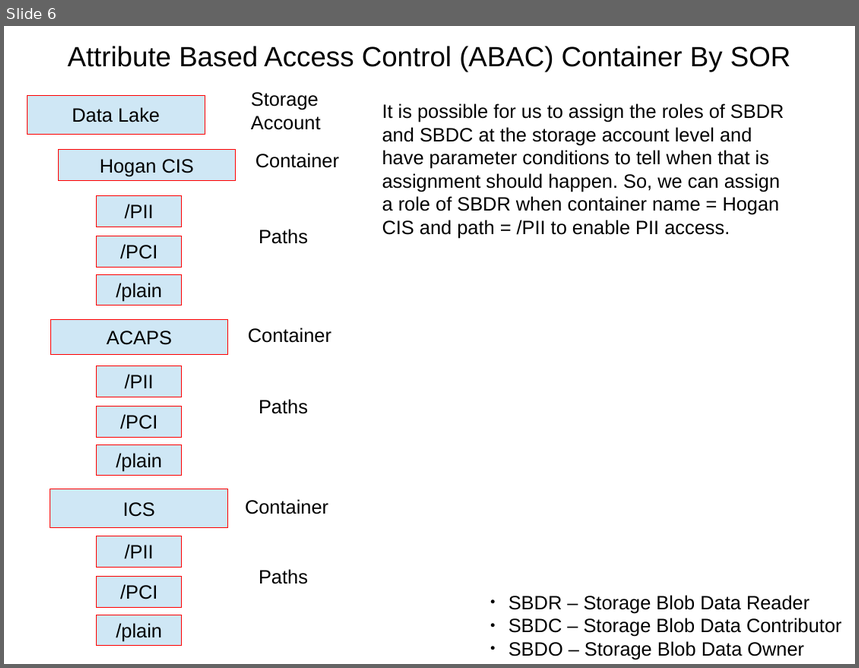
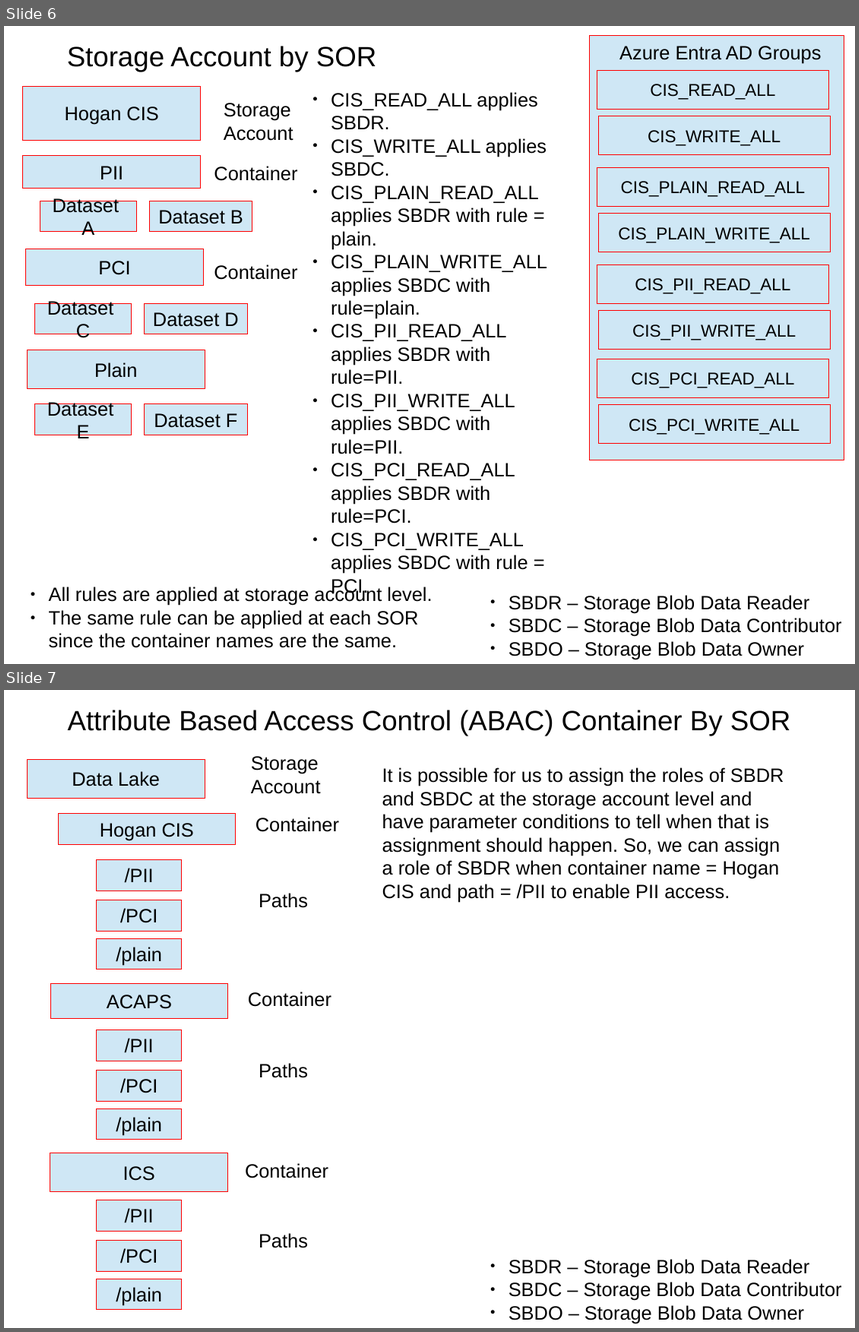
Before and after one commit to SowmyaVenky/AzureSynapseExperiments, a slide deck: ADLS_Security_Design_bak.odp. Shown one above the other, each under a label of ours: slide 6 before the commit, slides 6 and 7 after it. The pictures are 859x668 and 859x1332 pixels, drawn with LibreOffice and Linux fonts; fonts in the diff are those of the drawing. Boxes give left, top, right and bottom in pixels: in the first picture for what was removed or moved away, otherwise in the second. Text is boxed around its words. In the diff, an @@ line names an element or a change of style, - is before the commit and + after.

```diff
--- a/ADLS_Security_Design_bak.odp
+++ b/ADLS_Security_Design_bak.odp
@@ slide 6 added at (4, 26, 855, 664), background #FFFFFF @@
@@ title added at (67, 46, 377, 72), 26 pt, text #000000 @@
+Storage Account by SOR
@@ rectangle added at (589, 36, 845, 461), fill #CFE7F5, outline #FF0000 0 pt @@
@@ text added at (620, 46, 821, 63), 18 pt, text #000000 @@
+Azure Entra AD Groups
@@ rectangle added at (598, 70, 829, 109), fill #CFE7F5, outline #FF0000 0 pt, 16 pt, text #000000 @@
+CIS_READ_ALL
@@ rectangle added at (23, 86, 201, 140), fill #CFE7F5, outline #FF0000 0 pt, 18 pt, text #000000 @@
+Hogan CIS
@@ text added at (331, 92, 547, 574), 18 pt, text #000000 @@
+● CIS_READ_ALL applies SBDR.
+● CIS_WRITE_ALL applies SBDC.
+● CIS_PLAIN_READ_ALL applies SBDR with rule = plain.
+● CIS_PLAIN_WRITE_ALL applies SBDC with rule=plain.
+● CIS_PII_READ_ALL applies SBDR with rule=PII.
+● CIS_PII_WRITE_ALL applies SBDC with rule=PII.
+● CIS_PCI_READ_ALL applies SBDR with rule=PCI.
+● CIS_PCI_WRITE_ALL applies SBDC with rule = PCI.
@@ text added at (224, 103, 294, 141), 18 pt, text #000000 @@
+Storage
+Account
@@ rectangle added at (599, 116, 830, 155), fill #CFE7F5, outline #FF0000 0 pt, 16 pt, text #000000 @@
+CIS_WRITE_ALL
@@ rectangle added at (23, 156, 201, 188), fill #CFE7F5, outline #FF0000 0 pt, 18 pt, text #000000 @@
+PII
@@ text added at (214, 166, 297, 181), 18 pt, text #000000 @@
+Container
@@ rectangle added at (598, 167, 829, 206), fill #CFE7F5, outline #FF0000 0 pt, 16 pt, text #000000 @@
+CIS_PLAIN_READ_ALL
@@ rectangle added at (40, 201, 137, 231), fill #CFE7F5, outline #FF0000 0 pt, 18 pt, text #000000 @@
+Dataset A
@@ rectangle added at (150, 201, 253, 231), fill #CFE7F5, outline #FF0000 0 pt, 18 pt, text #000000 @@
+Dataset B
@@ rectangle added at (599, 214, 830, 252), fill #CFE7F5, outline #FF0000 0 pt, 16 pt, text #000000 @@
+CIS_PLAIN_WRITE_ALL
@@ rectangle added at (26, 249, 204, 287), fill #CFE7F5, outline #FF0000 0 pt, 18 pt, text #000000 @@
+PCI
@@ text added at (214, 265, 297, 280), 18 pt, text #000000 @@
+Container
@@ rectangle added at (598, 265, 829, 303), fill #CFE7F5, outline #FF0000 0 pt, 16 pt, text #000000 @@
+CIS_PII_READ_ALL
@@ rectangle added at (35, 303, 132, 335), fill #CFE7F5, outline #FF0000 0 pt, 18 pt, text #000000 @@
+Dataset C
@@ rectangle added at (145, 303, 247, 335), fill #CFE7F5, outline #FF0000 0 pt, 18 pt, text #000000 @@
+Dataset D
@@ rectangle added at (599, 311, 830, 350), fill #CFE7F5, outline #FF0000 0 pt, 16 pt, text #000000 @@
+CIS_PII_WRITE_ALL
@@ rectangle added at (27, 351, 205, 389), fill #CFE7F5, outline #FF0000 0 pt, 18 pt, text #000000 @@
+Plain
@@ rectangle added at (598, 360, 829, 398), fill #CFE7F5, outline #FF0000 0 pt, 16 pt, text #000000 @@
+CIS_PCI_READ_ALL
@@ rectangle added at (35, 404, 132, 436), fill #CFE7F5, outline #FF0000 0 pt, 18 pt, text #000000 @@
+Dataset E
@@ rectangle added at (145, 404, 247, 436), fill #CFE7F5, outline #FF0000 0 pt, 18 pt, text #000000 @@
+Dataset F
@@ rectangle added at (599, 405, 830, 444), fill #CFE7F5, outline #FF0000 0 pt, 16 pt, text #000000 @@
+CIS_PCI_WRITE_ALL
@@ text added at (49, 586, 418, 648), 18 pt, text #000000 @@
+● All rules are applied at storage account level.
+● The same rule can be applied at each SOR since the container names are the same.
@@ text added at (509, 595, 842, 660), 18 pt, text #000000 @@
+● SBDR – Storage Blob Data Reader
+● SBDC – Storage Blob Data Contributor
+● SBDO – Storage Blob Data Owner
@@ what was slide 6 is now slide 7 @@
```
Also in this commit, not shown: 3 other files.
